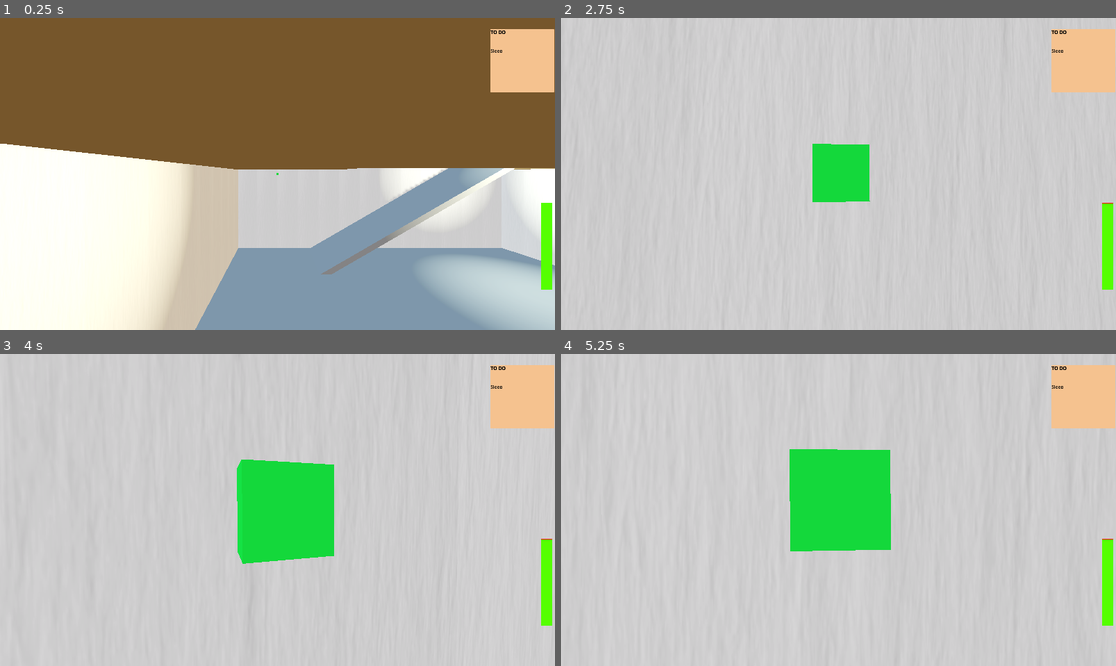
Above: before the commit, frames 1-4 (two rows, left to right).
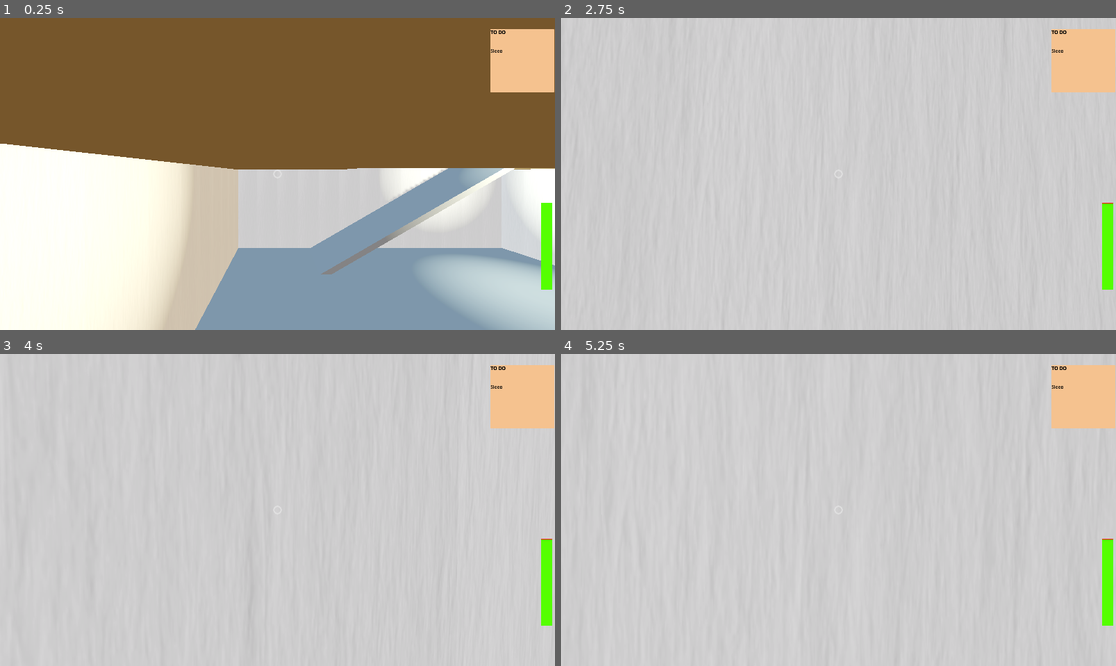
Above: after the commit, the same moments.

Repository: Zeki93/NGJ2025_ToDoList
Game: Godot game, scene res://Scenes/Main/main.tscn
Same seed, same stepped clock (60 frames per second), same inputs: the game is played once before the commit and once after it.
Inputs (mouse positions are in pixels of both pictures, inside the frame that each line leads up to):
- Up to frame 1 (0.25 s): no input
- Up to frame 2 (2.75 s): move the mouse to (866, 174) at 0.52 s; hold Ctrl (crouch) 0.53-1.28 s; hold Up (forward) from 0.53 s (still down); click (866, 174) at 0.67 s; tap Space (jump) at 0.77, 1.52 s; move the mouse to (810, 174) at 1.27 s; tap Ctrl (crouch) at 1.35 s; move the mouse to (849, 167) at 2.02 s; hold Ctrl (crouch) from 2.03 s (still down)
- Up to frame 3 (4 s): keep holding Up (forward); move the mouse to (271, 516) at 2.77 s; release Ctrl (crouch) at 2.78 s; tap Ctrl (crouch) at 2.85 s; click (271, 516) at 2.92 s; tap Space (jump) at 3.02, 3.77 s; move the mouse to (316, 513) at 3.52 s; hold Ctrl (crouch) from 3.53 s (still down)
- Up to frame 4 (5.25 s): keep holding Up (forward); tap Enter at 4.25 s; move the mouse to (794, 506) at 4.27 s; release Ctrl (crouch) at 4.28 s; tap Ctrl (crouch) at 4.35 s; tap Space (jump) at 4.52, 5 s; move the mouse to (844, 510) at 5.02 s; hold Ctrl (crouch) from 5.03 s (still down); click (844, 510) at 5.17 s

The runs differ from the first frame. In frame 1, less than 0.1% of the frame differs, in the area x 49-51%, y 49-51%; in frame 2, 1.9%; in frame 3, 5.5%; in frame 4, 5.9%, in the area x 41-60%, y 30-64%.

Commit message:
Change from debug box to "crosshair"

Diff:
--- a/ngj2025_todolist/Components/Player/player.tscn
+++ b/ngj2025_todolist/Components/Player/player.tscn
@@ -3,7 +3,7 @@
 [ext_resource type="Script" uid="uid://f0nm88xrta1f" path="res://Components/Player/player.gd" id="1_a3d8c"]
 [ext_resource type="Script" uid="uid://bh54i8dw1hltd" path="res://Components/Player/playerController.gd" id="1_uvnfx"]
 [ext_resource type="Script" uid="uid://dahvgjgmyn8gx" path="res://Components/Player/ray_cast_3d.gd" id="3_m62op"]
-[ext_resource type="PackedScene" uid="uid://br8anmfmbtahh" path="res://Components/DEBUG/debug_box.tscn" id="4_rid5b"]
+[ext_resource type="Texture2D" uid="uid://bew0ppr4ivp2y" path="res://Textures/crosshair.png" id="5_7uyyc"]
 
 [sub_resource type="CapsuleShape3D" id="CapsuleShape3D_tugb3"]
 
@@ -28,6 +28,12 @@
 [node name="RayCast3D" type="RayCast3D" parent="Head/Eyes/Camera3D"]
 script = ExtResource("3_m62op")
 
-[node name="DebugBox" parent="Head/Eyes/Camera3D/RayCast3D" instance=ExtResource("4_rid5b")]
-transform = Transform3D(1, 0, 0, 0, 1, 0, 0, 0, 1, 0, -0.34, 0)
-top_level = true
+[node name="CanvasLayer" type="CanvasLayer" parent="."]
+
+[node name="CenterContainer" type="CenterContainer" parent="CanvasLayer"]
+offset_right = 1920.0
+offset_bottom = 1080.0
+
+[node name="Crosshair" type="TextureRect" parent="CanvasLayer/CenterContainer"]
+layout_mode = 2
+texture = ExtResource("5_7uyyc")
--- a/ngj2025_todolist/Components/Player/playerController.gd
+++ b/ngj2025_todolist/Components/Player/playerController.gd
@@ -6,6 +6,7 @@
 @onready var eyes: Node3D = $"../Head/Eyes"
 @onready var interactor_cast: RayCast3D = $"../Head/Eyes/Camera3D/RayCast3D"
 @onready var debug_box: MeshInstance3D = $"../Head/Eyes/Camera3D/RayCast3D/DebugBox"
+@onready var crosshair: TextureRect = $"../CanvasLayer/CenterContainer/Crosshair"
 
 @export var wobble_amount_scale = 0.01
 @export var wobble_time_scale = 0.15
@@ -52,13 +53,13 @@
 	eyes.basis = Basis.looking_at(Vector3.FORWARD, Vector3.UP).rotated(Vector3.FORWARD, sin(wobble_time) * wobble_amount_scale)
 
 	viewed_object = interactor_cast.get_collider()
-	if viewed_object == null:
-			debug_box.transparency = 1
+	if viewed_object == null || !viewed_object.has_method("do_task"):
+			crosshair.modulate = Color(0.9, 0.9, 0.9, 0.7)
 	else:
 		if viewed_object.global_position.distance_to(player.global_position) < max_interact_distance:
-			debug_box.transparency = 0.5
+			crosshair.modulate = Color(0.0, 0.9, 0.0, 0.8)
 		else:
-			debug_box.transparency = 0
+			crosshair.modulate = Color(0.7, 0.8, 0.0, 0.7)
 
 func _input(event):
 	if event is InputEventMouseMotion and Input.mouse_mode == Input.MOUSE_MODE_CAPTURED:
--- a/ngj2025_todolist/Components/Player/ray_cast_3d.gd
+++ b/ngj2025_todolist/Components/Player/ray_cast_3d.gd
@@ -1,8 +1,6 @@
 extends RayCast3D
 
 const RAY_LENGTH = 1.0
-
-@onready var debug_box: MeshInstance3D = $DebugBox
 
 func _ready():
 	#self.set_collision_mask_value(1, false)
@@ -20,10 +18,6 @@
 
 	self.target_position = Vector3(0,0,-100)
 
-	if(self.is_colliding()):
-		var hit_point = self.get_collision_point()
-		debug_box.position = hit_point
-		#var colliding_object = self.get_collider()
 	pass
 
 
Binary file added: ngj2025_todolist/Textures/crosshair.png
Not shown, added: ngj2025_todolist/Textures/crosshair.png.import
